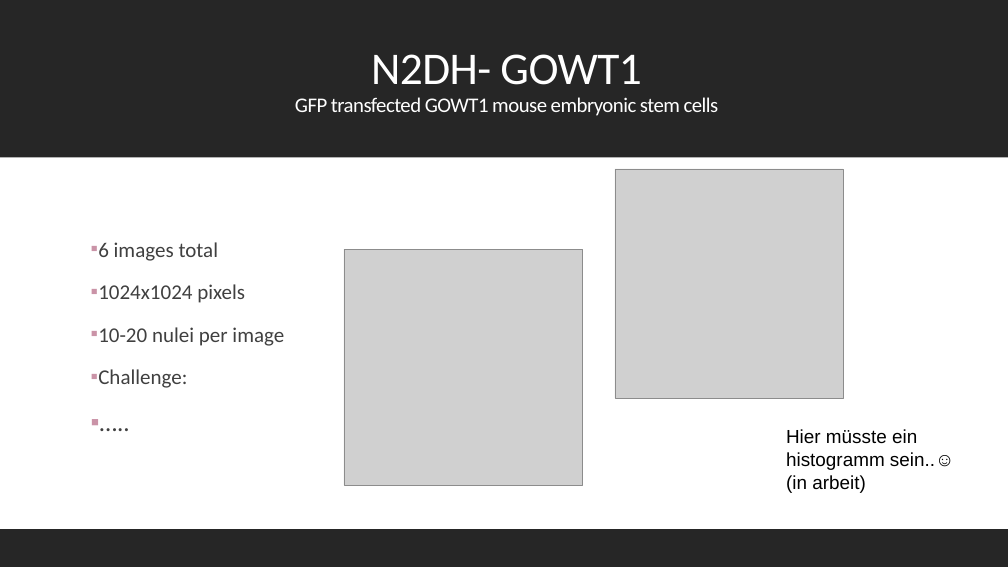
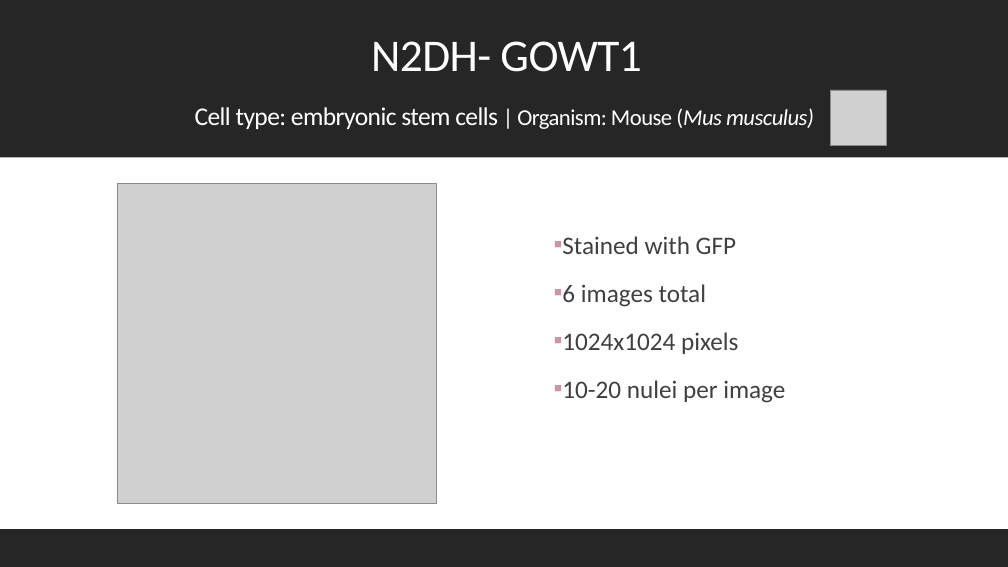
Before and after one commit to datascience-mobi-2022/2022-topic-01-team-04, a slide deck: slide 3 of presentation/layout(2).pptx. Drawn at 1008x567 pixels with LibreOffice and Linux fonts; fonts in the diff are those of the drawing; grey boxes stand for pictures. Boxes give left, top, right and bottom in pixels: in the first picture for what was removed or moved away, otherwise in the second. Text is boxed around its words. In the diff, an @@ line names an element or a change of style, - is before the commit and + after.

```diff
--- a/presentation/layout(2).pptx
+++ b/presentation/layout(2).pptx
@@ title at box(195, 41, 814, 129): text changed; size 19.8 to 21.6 pt @@
-N2DH- GOWT1
-GFP transfected GOWT1 mouse embryonic stem cells
+N2DH- GOWT1
+Cell type: embryonic stem cells | Organism: Mouse (Mus musculus)
@@ picture added at box(830, 90, 886, 146) @@
@@ picture removed at box(615, 169, 843, 399) @@
@@ picture added at box(117, 184, 437, 503) @@
@@ text "Stained with GFP": place and size @@
-text "Stained with GFP" at box(98, 242, 284, 388)
+text "Stained with GFP" at box(562, 236, 785, 403)
@@ text at box(562, 236, 736, 254): paragraph added @@
+▪ Stained with GFP
@@ picture removed at box(344, 250, 583, 485) @@
@@ text at box(562, 284, 785, 403): size 20 to 24 pt in "6 images total", "1024x1024 pixels", "10-20 nulei per image" @@
@@ text at box(98, 369, 187, 388): paragraphs removed @@
-▪ Challenge:
-▪ …..
@@ text removed at box(786, 429, 954, 493) @@
-Hier müsste ein histogramm sein..☺
-(in arbeit)
```
Also in this commit, not shown: 4 other slides changed, 4 slides added.
